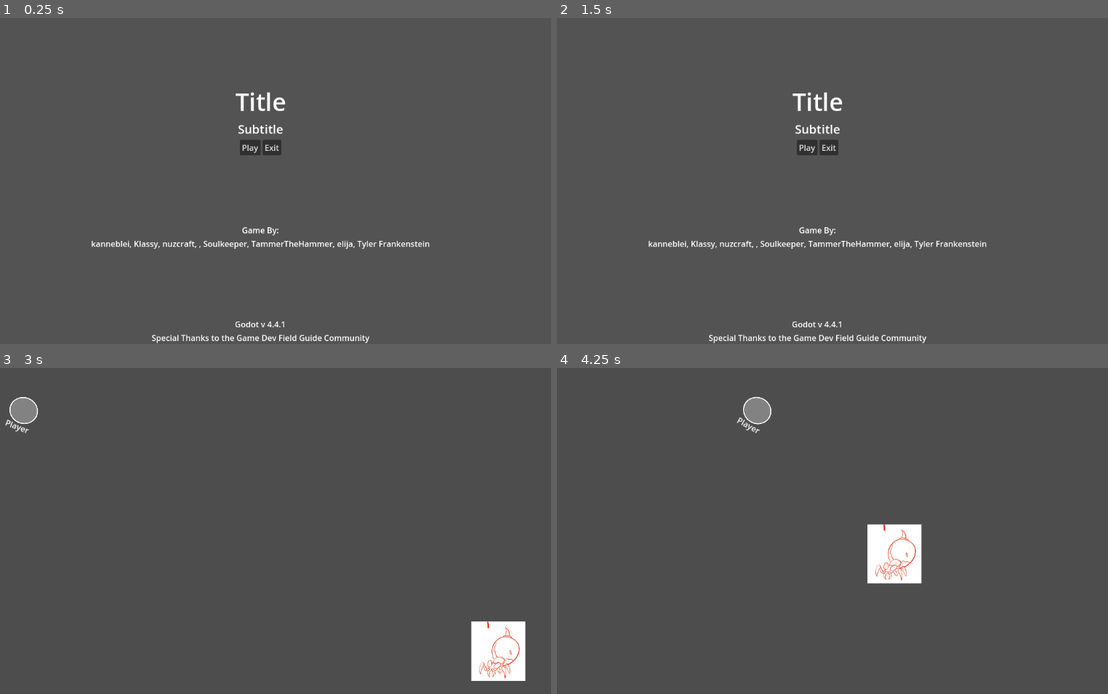
Above: before the commit, frames 1-4 (two rows, left to right).
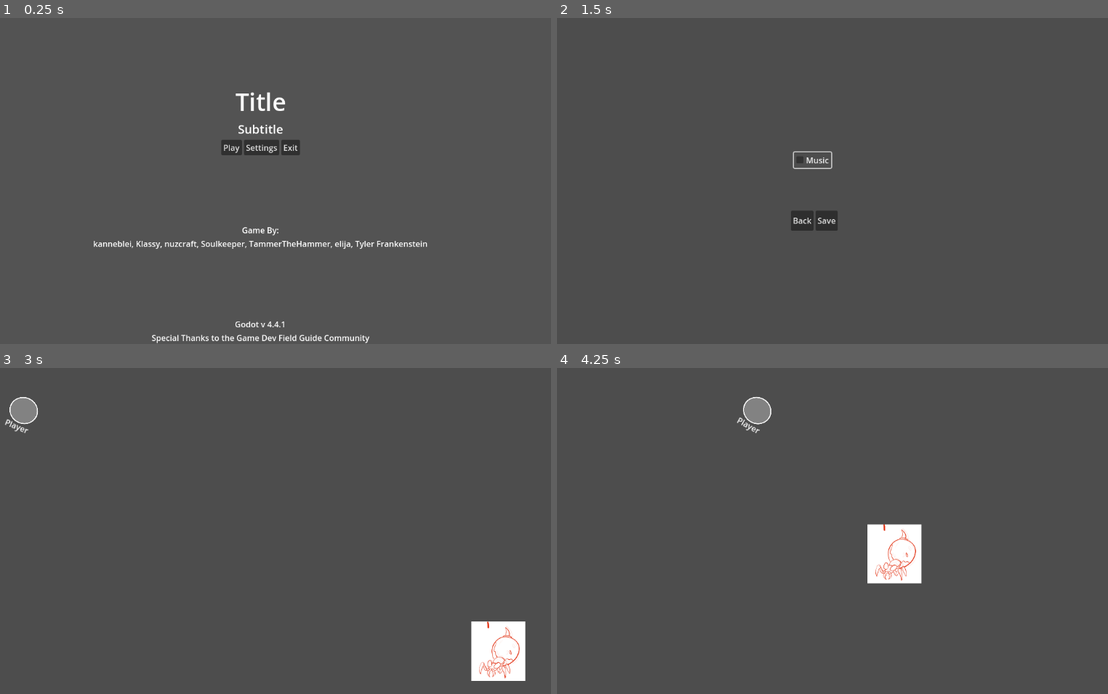
Above: after the commit, the same moments.

Repository: nuzcraft/gdfg-team-4
Game: Godot game, scene res://scenes/title.tscn
Same seed, same stepped clock (60 frames per second), same inputs: the game is played once before the commit and once after it.
Inputs (mouse positions are in pixels of both pictures, inside the frame that each line leads up to):
- Up to frame 1 (0.25 s): no input
- Up to frame 2 (1.5 s): click (815, 148) at 0.5 s, where only the run after the commit has a clickable "Settings"; click (810, 161) at 1.25 s, where only the run after the commit has a clickable "Music"
- Up to frame 3 (3 s): click (247, 570) at 2 s, where only the run after the commit has a clickable "Back"; click "Play" at 2.75 s
- Up to frame 4 (4.25 s): move the mouse to (942, 514) at 3.52 s; hold D (right) from 3.53 s (still down)

The runs differ from the first frame. In frame 1, 1.0% of the frame differs, in the area x 16-78%, y 37-71%; in frame 2, 2.4%, in the area x 16-78%, y 22-100%; in frame 3, less than 0.1%; in frame 4, nothing differs.

Commit message:
Add a Settings Button and Scene with a Music Checkbox placeholder

Diff:
--- /dev/null
+++ b/SettingsStore.gd
@@ -0,0 +1,3 @@
+extends Node
+
+var enable_music := true
--- a/project.godot
+++ b/project.godot
@@ -18,6 +18,7 @@
 [autoload]
 
 Globals="*res://globals.gd"
+SettingsStore="*res://SettingsStore.gd"
 
 [input]
 
--- /dev/null
+++ b/scenes/settings.gd
@@ -0,0 +1,19 @@
+extends Control
+@onready var music_check: CheckBox = $MusicCheckBox
+@onready var back_btn:     Button   = $HBoxContainer/BackButton
+@onready var save_btn:     Button   = $HBoxContainer/SaveButton
+
+func _ready() -> void:
+  # Show the current value when we arrive
+  music_check.button_pressed = SettingsStore.enable_music
+
+  back_btn.pressed.connect(_go_back)
+  save_btn.pressed.connect(_save_and_back)
+
+func _go_back() -> void:
+  get_tree().change_scene_to_file("res://scenes/title.tscn")
+
+func _save_and_back() -> void:
+  SettingsStore.enable_music = music_check.button_pressed
+  # do any extra work here (write to disk, emit a signal, etc.)
+  get_tree().change_scene_to_file("res://scenes/title.tscn")
--- /dev/null
+++ b/scenes/settings.tscn
@@ -0,0 +1,38 @@
+[gd_scene load_steps=2 format=3 uid="uid://cjwlv43k5lfnc"]
+
+[ext_resource type="Script" uid="uid://cmt2e70ukqhf4" path="res://scenes/settings.gd" id="1_5p8wc"]
+
+[node name="Settings" type="Control"]
+layout_mode = 3
+anchors_preset = 0
+script = ExtResource("1_5p8wc")
+
+[node name="MusicCheckBox" type="CheckBox" parent="."]
+layout_mode = 1
+anchors_preset = 8
+anchor_left = 0.5
+anchor_top = 0.5
+anchor_right = 0.5
+anchor_bottom = 0.5
+offset_left = 529.0
+offset_top = 267.0
+offset_right = 603.0
+offset_bottom = 298.0
+grow_horizontal = 2
+grow_vertical = 2
+text = "Music"
+
+[node name="HBoxContainer" type="HBoxContainer" parent="."]
+layout_mode = 0
+offset_left = 523.0
+offset_top = 383.0
+offset_right = 616.0
+offset_bottom = 423.0
+
+[node name="BackButton" type="Button" parent="HBoxContainer"]
+layout_mode = 2
+text = "Back"
+
+[node name="SaveButton" type="Button" parent="HBoxContainer"]
+layout_mode = 2
+text = "Save"
--- a/scenes/title.gd
+++ b/scenes/title.gd
@@ -9,3 +9,6 @@
 
 func _on_play_button_pressed():
 	get_tree().change_scene_to_file("res://scenes/prototype_01.tscn")
+
+func _on_settings_button_pressed():
+	get_tree().change_scene_to_file("res://scenes/settings.tscn")
--- a/scenes/title.tscn
+++ b/scenes/title.tscn
@@ -60,6 +60,10 @@
 layout_mode = 2
 text = "Play"
 
+[node name="SettingsButton" type="Button" parent="VBoxContainer/CenterContainer/VBoxContainer/HBoxContainer"]
+layout_mode = 2
+text = "Settings"
+
 [node name="ExitButton" type="Button" parent="VBoxContainer/CenterContainer/VBoxContainer/HBoxContainer"]
 layout_mode = 2
 text = "Exit"
@@ -75,7 +79,7 @@
 
 [node name="ContributorLabel" type="Label" parent="VBoxContainer"]
 layout_mode = 2
-text = "kanneblei, Klassy, nuzcraft, , Soulkeeper, TammerTheHammer, elija, Tyler Frankenstein"
+text = "kanneblei, Klassy, nuzcraft, Soulkeeper, TammerTheHammer, elija, Tyler Frankenstein"
 horizontal_alignment = 1
 
 [node name="Spacer" type="Control" parent="VBoxContainer"]
@@ -93,3 +97,4 @@
 horizontal_alignment = 1
 
 [connection signal="pressed" from="VBoxContainer/CenterContainer/VBoxContainer/HBoxContainer/PlayButton" to="." method="_on_play_button_pressed"]
+[connection signal="pressed" from="VBoxContainer/CenterContainer/VBoxContainer/HBoxContainer/SettingsButton" to="." method="_on_settings_button_pressed"]
Not shown, added: SettingsStore.gd.uid
Not shown, added: scenes/settings.gd.uid
